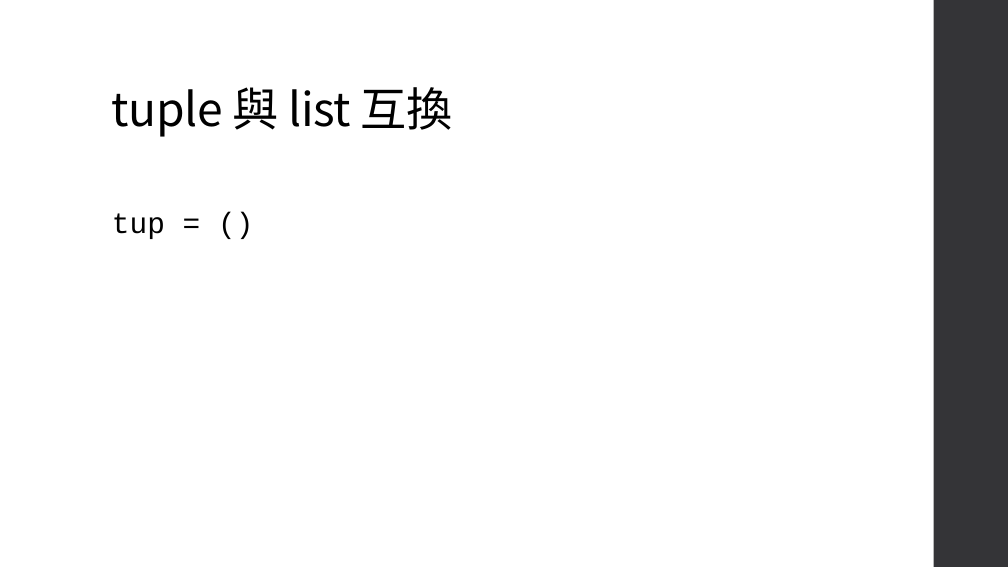
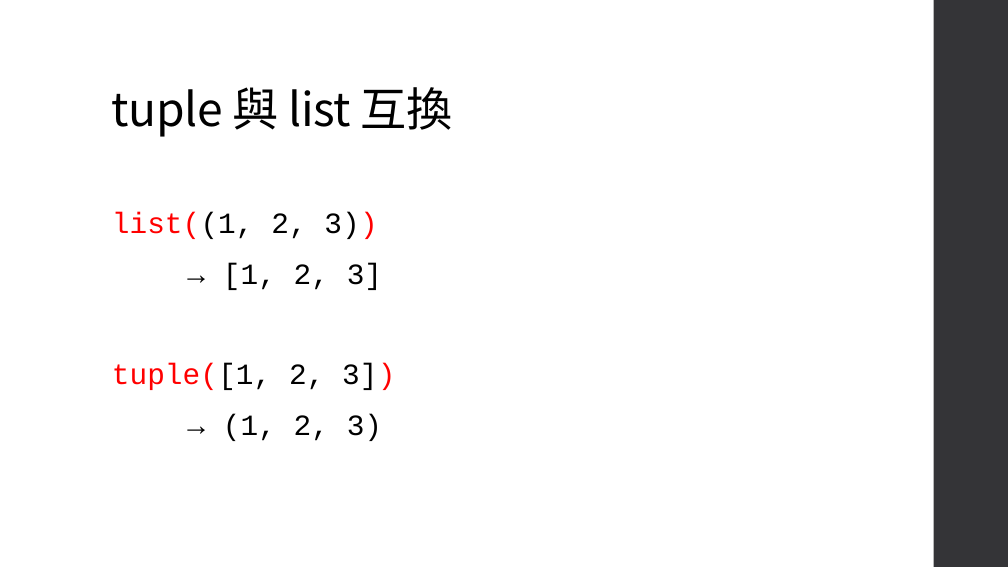
Before and after one commit to an920107/ServiceLearning, a slide deck: slide 16 of Class 5.pptx (slide 4 before the commit). Drawn at 1008x567 pixels with LibreOffice and Linux fonts; fonts in the diff are those of the drawing. Boxes give left, top, right and bottom in pixels: in the first picture for what was removed or moved away, otherwise in the second. Text is boxed around its words. In the diff, an @@ line names an element or a change of style, - is before the commit and + after.

```diff
--- a/Class 5.pptx
+++ b/Class 5.pptx
@@ text at [112,212,395,441]: text changed @@
-tup = ()
+list((1, 2, 3))
+→ [1, 2, 3]
+tuple([1, 2, 3])
+→ (1, 2, 3)
```
Also in this commit, not shown: 1 other slide changed, 14 slides added.
